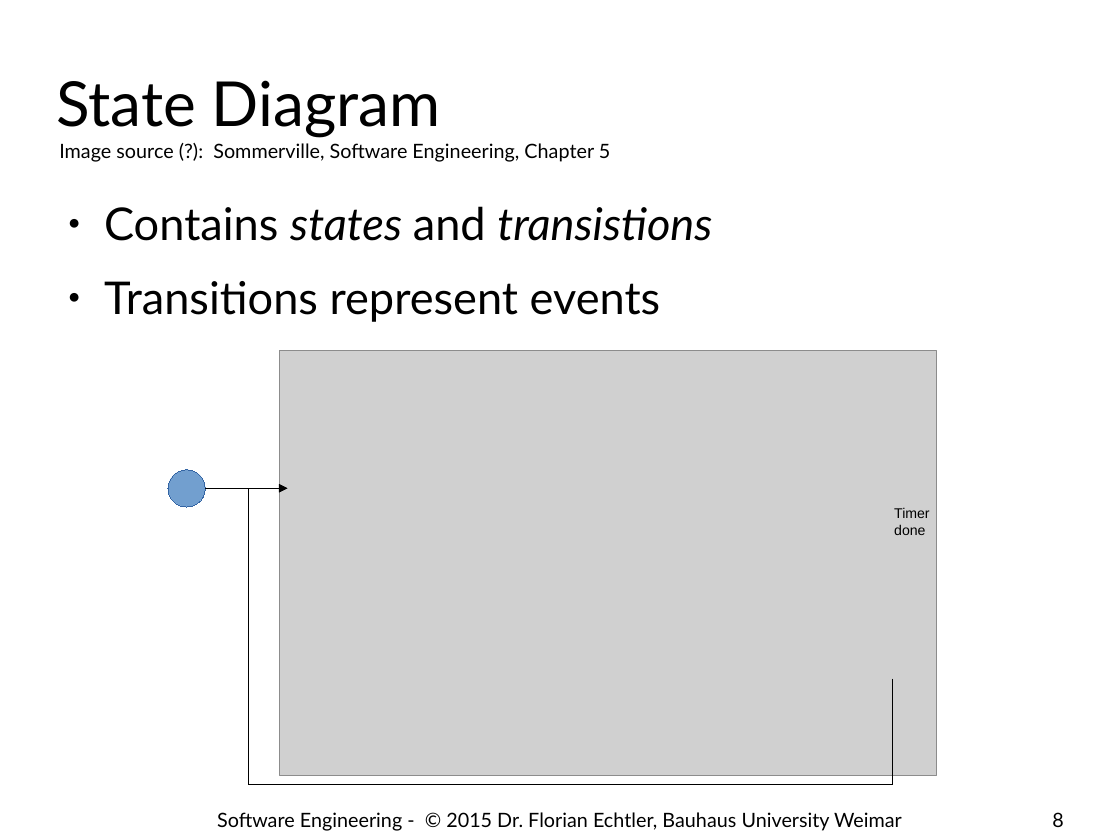
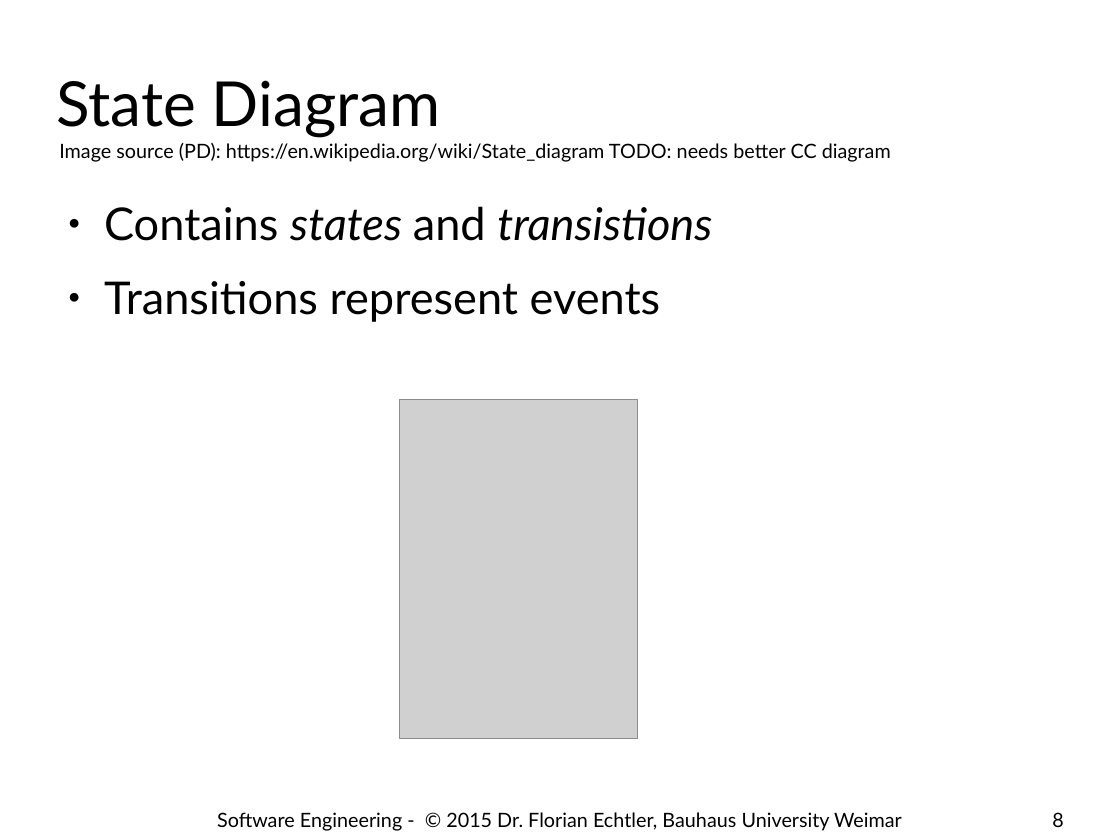
Before and after one commit to floe/software-engineering, a slide deck: slide 8 of 02-best-practices.odp. Drawn at 1120x840 pixels with LibreOffice and Linux fonts; fonts in the diff are those of the drawing; grey boxes stand for pictures; background and template pictures are left out. Boxes give left, top, right and bottom in pixels: in the first picture for what was removed or moved away, otherwise in the second. Text is boxed around its words. In the diff, an @@ line names an element or a change of style, - is before the commit and + after.

Commit message:
replace non-CC diagram

```diff
--- a/02-best-practices.odp
+++ b/02-best-practices.odp
@@ text at bbox=[59, 143, 891, 162]: text changed @@
-Image source (?): Sommerville, Software Engineering, Chapter 5
+Image source (PD): https://en.wikipedia.org/wiki/State_diagram TODO: needs better CC diagram
@@ picture: place and size @@
-picture at bbox=[279, 351, 937, 776]
+picture at bbox=[400, 400, 638, 739]
@@ group removed at bbox=[168, 470, 929, 785]: 2 elbow arrows, 1 text, 1 ellipse @@
-Timer
-done
```
Also in this commit, not shown: 1 other slide changed.
